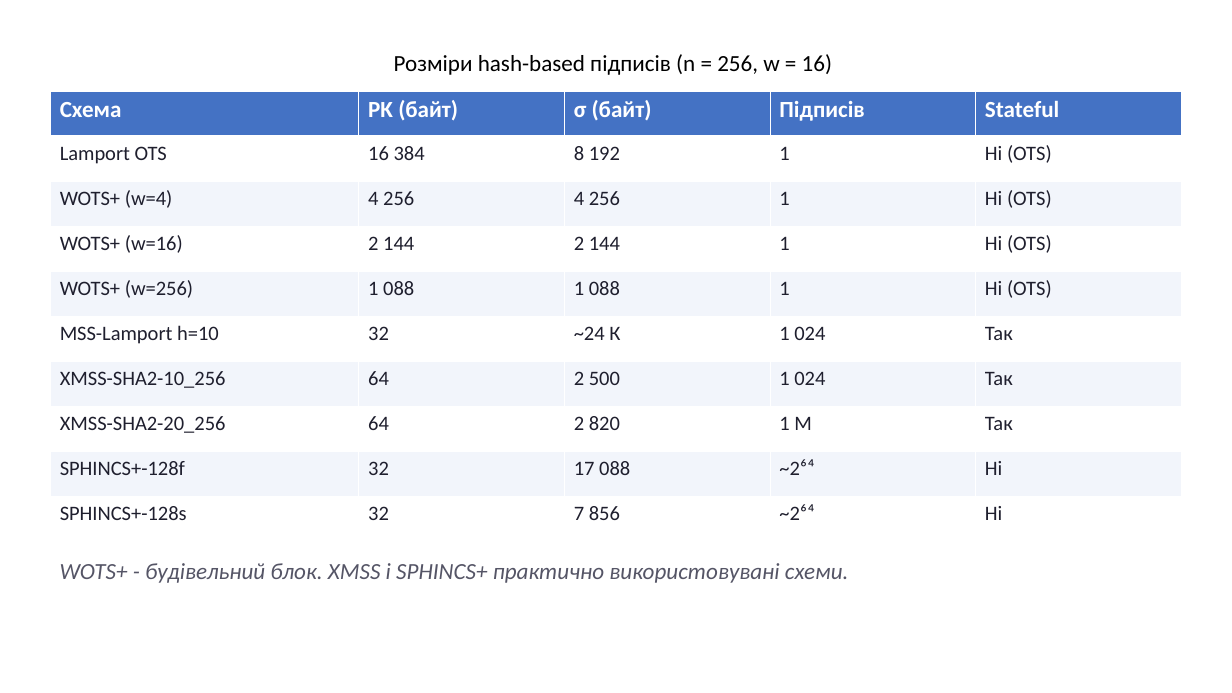
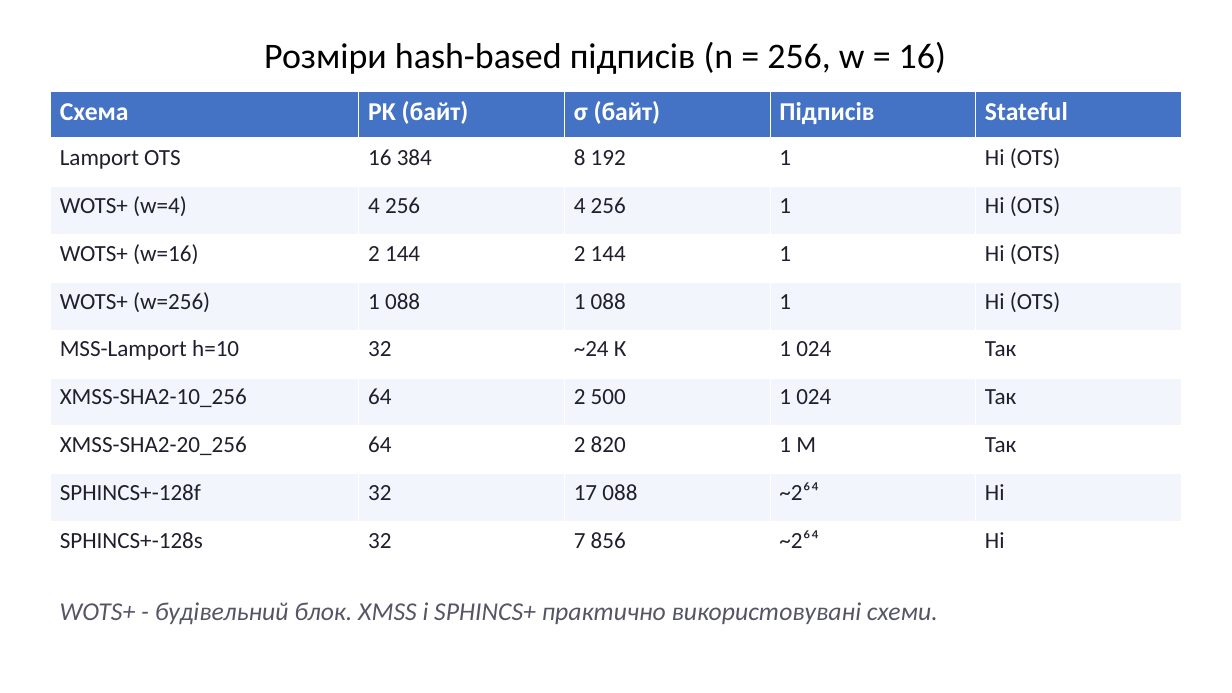
Before and after one commit to Andriykooo/ifntung-studies, a slide deck: slide 22 of Year 1/Постквантова криптографія/UA/2026/PPT/Презентація_7.pptx. Drawn at 1232x693 pixels with LibreOffice and Linux fonts; fonts in the diff are those of the drawing. Boxes give left, top, right and bottom in pixels: in the first picture for what was removed or moved away, otherwise in the second. Text is boxed around its words. In the diff, an @@ line names an element or a change of style, - is before the commit and + after.

Commit message:
feat(post-quantum-cryptography): increase font for 7th presentation

```diff
--- a/Year 1/Постквантова криптографія/UA/2026/PPT/Презентація_7.pptx
+++ b/Year 1/Постквантова криптографія/UA/2026/PPT/Презентація_7.pptx
@@ text "Розміри hash-based підписів (n = ...": place and size @@
-text "Розміри hash-based підписів (n = ..." at <box>394,54,832,75</box>
+text "Розміри hash-based підписів (n = ..." at <box>264,42,946,74</box>
@@ text "Розміри hash-based підписів (n = ..." at <box>264,42,946,74</box>: size 18 to 28 pt @@
@@ table at <box>51,91,1184,569</box> @@
@@ size 18 to 20 pt in "Схема", "PK (байт)", "σ (байт)", "Підписів" and 1 more places @@
@@ size 16 to 18 pt in "Lamport OTS", "16 384", "8 192", "1" and 41 more places @@
@@ text "WOTS+ - будівельний блок. XMSS ...": place and size @@
-text "WOTS+ - будівельний блок. XMSS ..." at <box>60,563,849,583</box>
+text "WOTS+ - будівельний блок. XMSS ..." at <box>60,602,938,624</box>
@@ text "WOTS+ - будівельний блок. XMSS ..." at <box>60,602,938,624</box>: size 18 to 20 pt @@
```
Also in this commit, not shown: 24 other slides changed.
